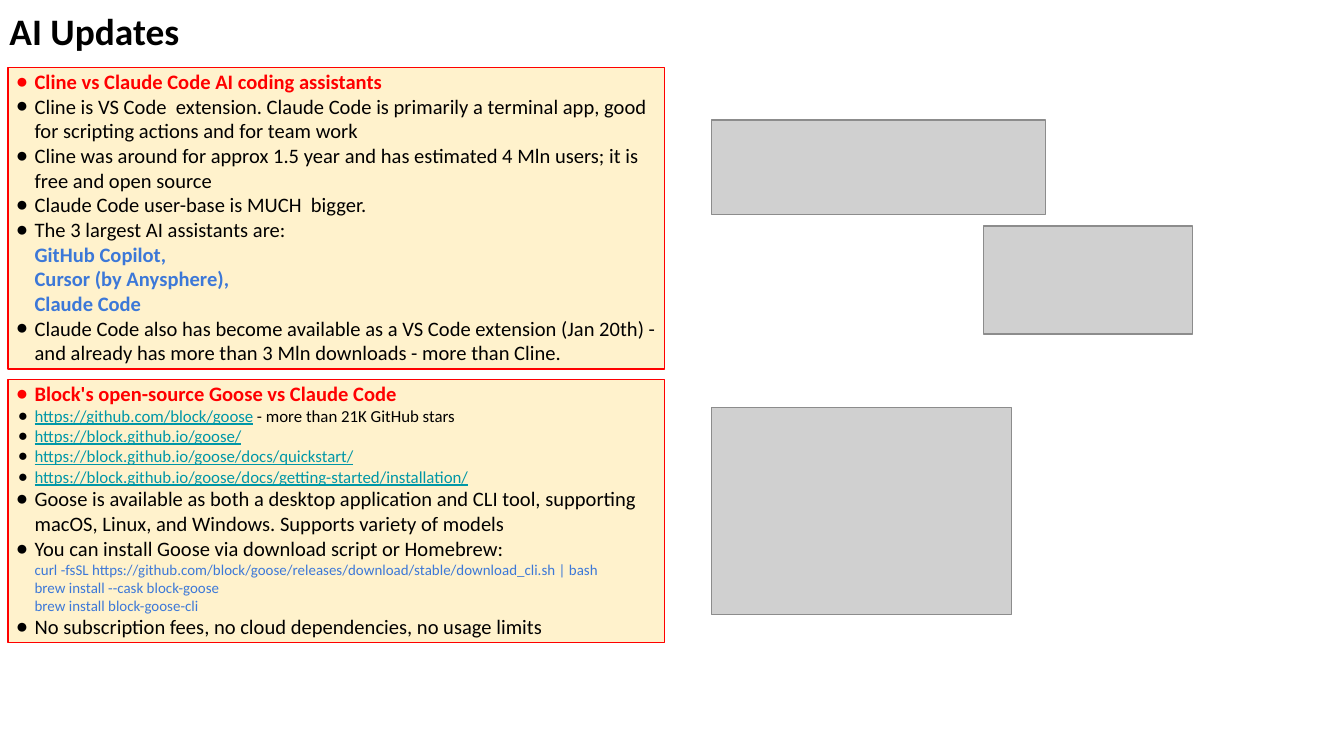
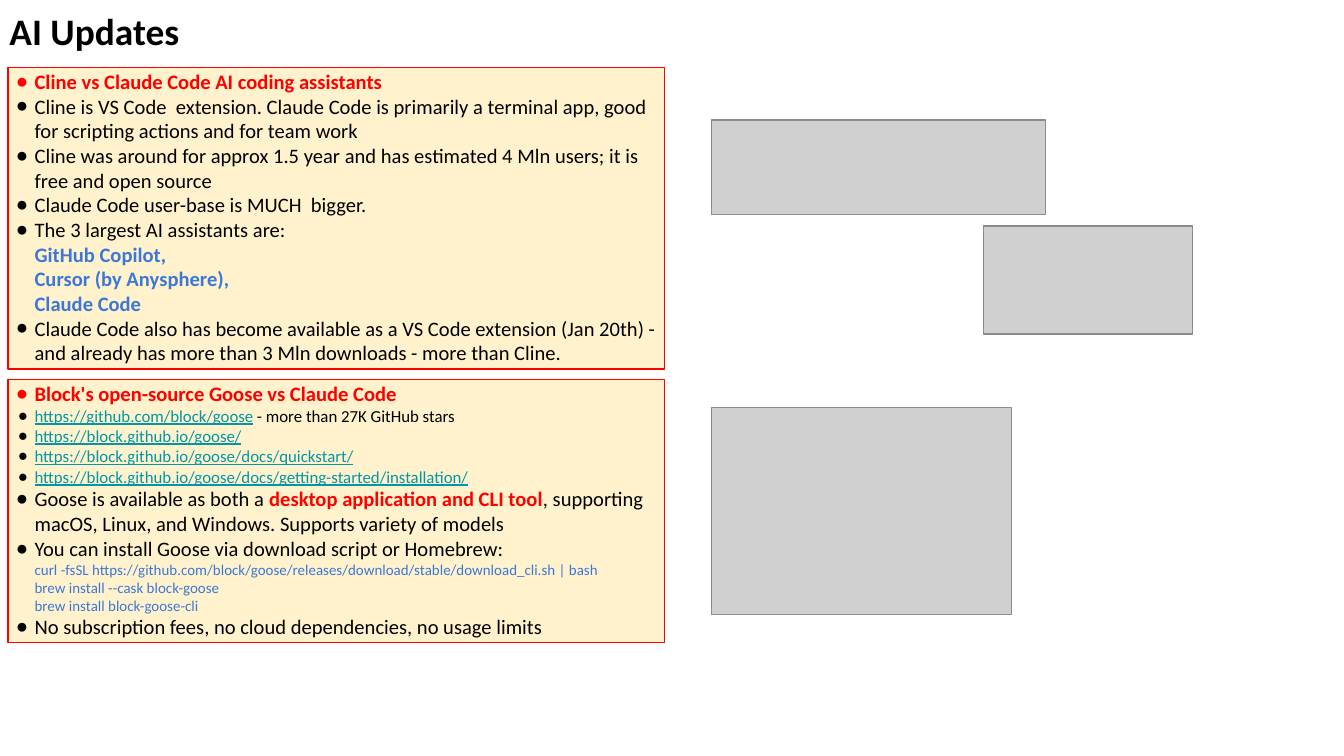
Before and after one commit to lselector/seminar, a slide deck: slide 4 of 2026/2026-01-23-AI-Updates.pptx (slide 3 before the commit). Drawn at 1344x756 pixels with LibreOffice and Linux fonts; fonts in the diff are those of the drawing; grey boxes stand for pictures. Boxes give left, top, right and bottom in pixels: in the first picture for what was removed or moved away, otherwise in the second. Text is boxed around its words. In the diff, an @@ line names an element or a change of style, - is before the commit and + after.

```diff
--- a/2026/2026-01-23-AI-Updates.pptx
+++ b/2026/2026-01-23-AI-Updates.pptx
@@ text in rectangle at (x1=35, y1=410, x2=455, y2=425): text changed @@
-● https://github.com/block/goose - more than 21K GitHub stars
+● https://github.com/block/goose - more than 27K GitHub stars
@@ text in rectangle at (x1=35, y1=491, x2=643, y2=535): text colour #000000 to #FF0000, bold on in "desktop application and CLI tool," @@
```
Also in this commit, not shown: 9 other slides changed, 1 slide removed, 1 other file.
